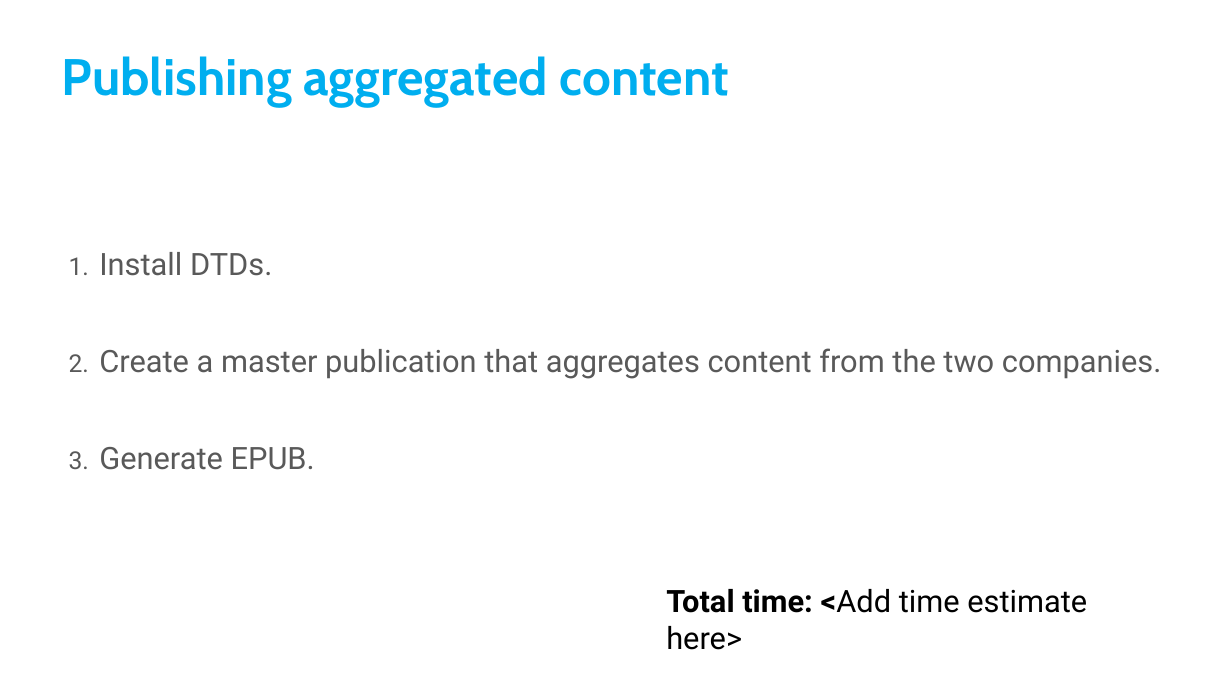
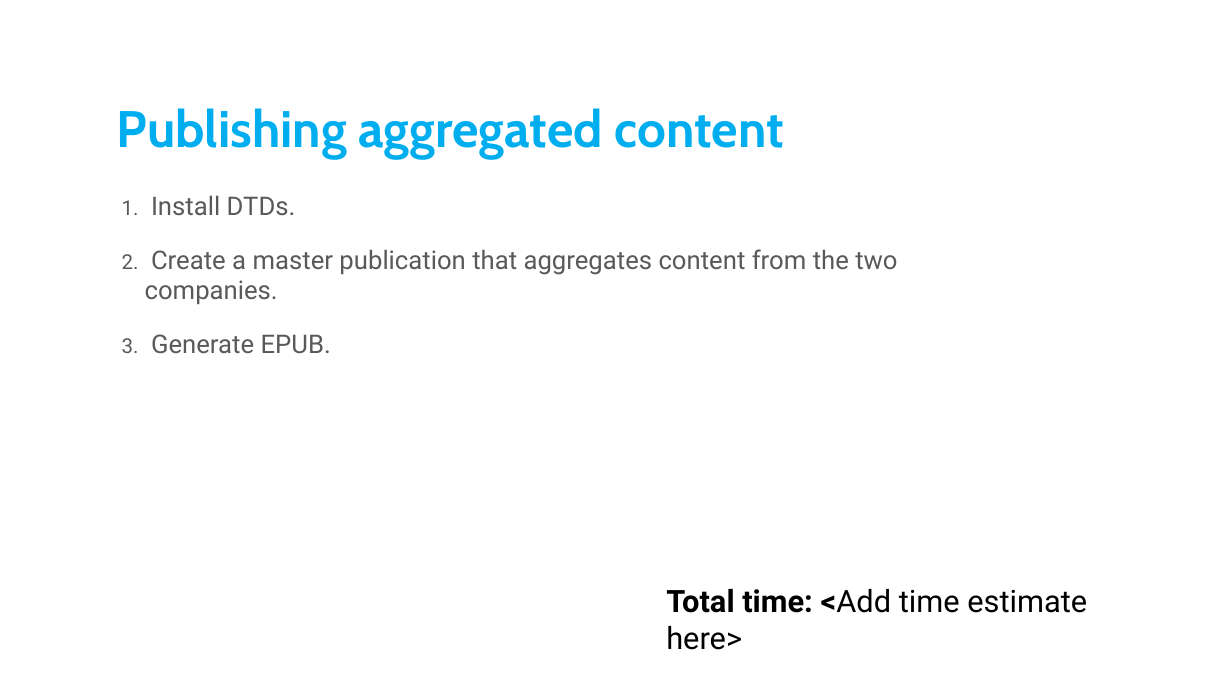
Before and after one commit to dita-tekom-interoperability-demo/demo-doc-source, a slide deck: slide 2 of DITA for Publishers scenario.pptx. Drawn at 1232x693 pixels with LibreOffice and Linux fonts; fonts in the diff are those of the drawing; background and template pictures are left out. Boxes give left, top, right and bottom in pixels: in the first picture for what was removed or moved away, otherwise in the second. Text is boxed around its words. In the diff, an @@ line names an element or a change of style, - is before the commit and + after.

Commit message:
Start of publication sample

```diff
--- a/DITA for Publishers scenario.pptx
+++ b/DITA for Publishers scenario.pptx
@@ title "Publishing aggregated content": place and size @@
-title "Publishing aggregated content" at (62, 56, 728, 106)
+title "Publishing aggregated content" at (117, 108, 783, 158)
@@ text "Install DTDs.": place and size @@
-text "Install DTDs." at (99, 252, 1162, 470)
+text "Install DTDs." at (145, 195, 897, 353)
@@ text "Install DTDs." at (145, 195, 897, 353): size 24 to 20 pt; line spacing 2 to 1 @@
```
Also in this commit, not shown: 5 other slides changed, 3 other files.
